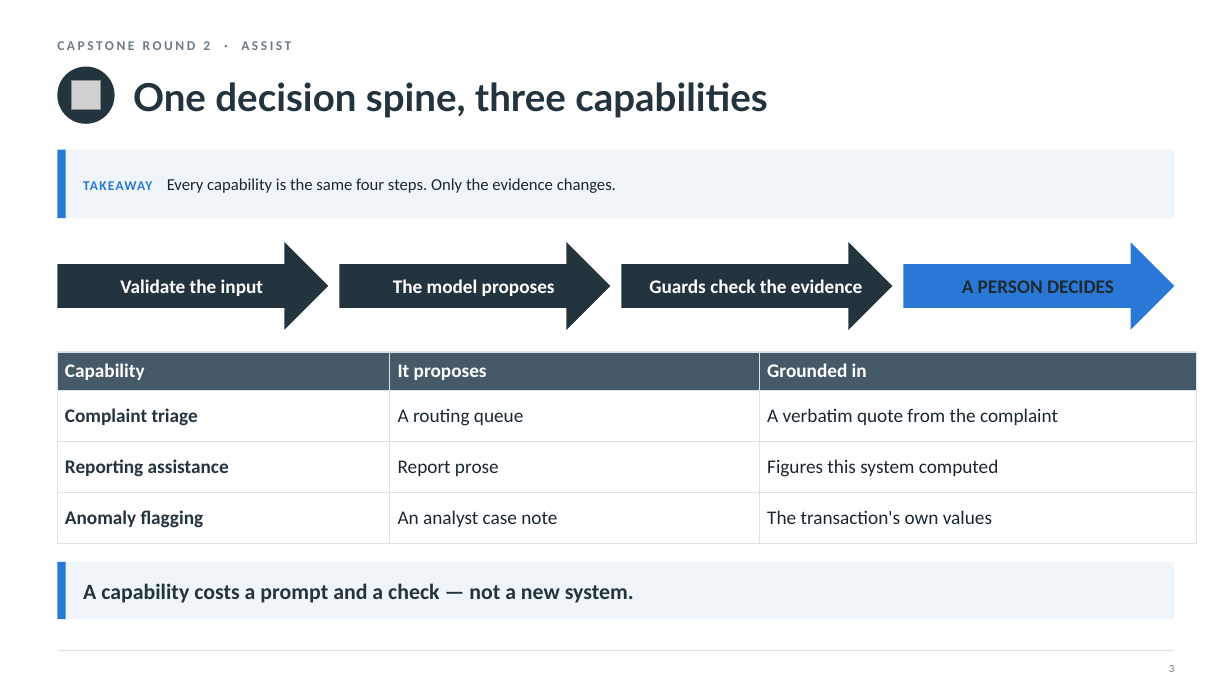
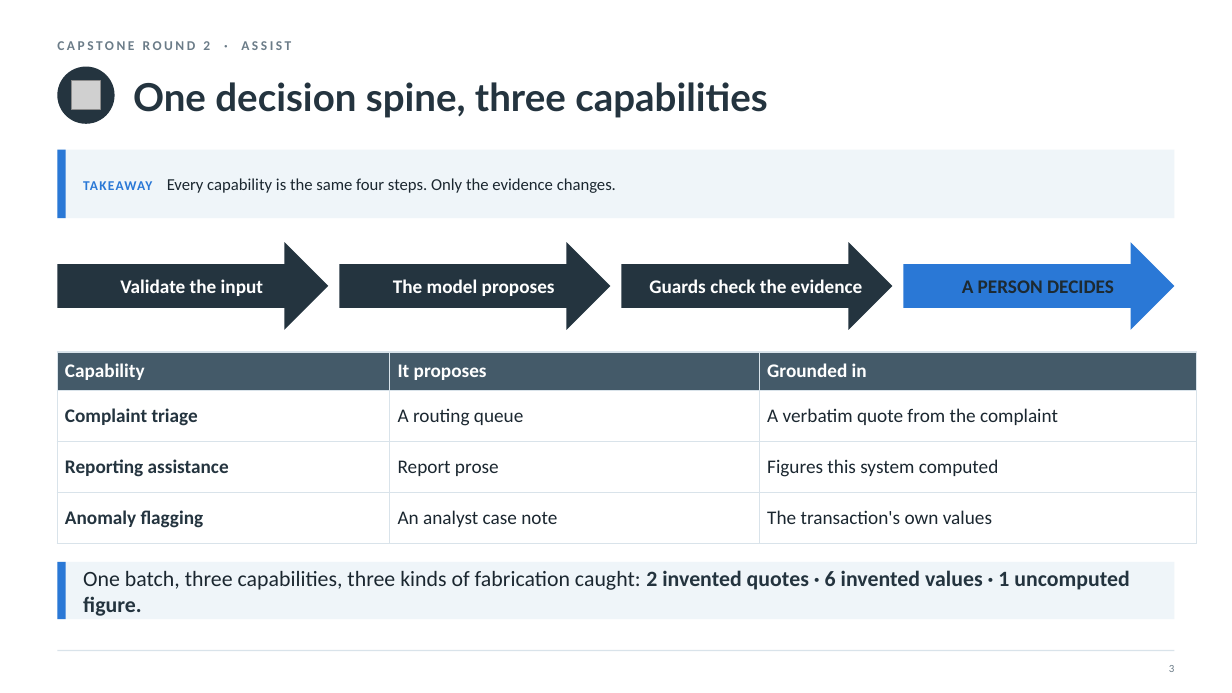
Before and after one commit to nyelugo/PROJECT-Capstone-AI-Consulting, a slide deck: slide 4 of presentation.pptx. Drawn at 1232x693 pixels with LibreOffice and Linux fonts; fonts in the diff are those of the drawing; grey boxes stand for pictures. Boxes give left, top, right and bottom in pixels: in the first picture for what was removed or moved away, otherwise in the second. Text is boxed around its words. In the diff, an @@ line names an element or a change of style, - is before the commit and + after.

```diff
--- a/presentation.pptx
+++ b/presentation.pptx
@@ text at [83, 570, 1129, 616]: text changed; text colour #24343F to #1B2730; bold off @@
-A capability costs a prompt and a check — not a new system.
+One batch, three capabilities, three kinds of fabrication caught: 2 invented quotes · 6 invented values · 1 uncomputed figure.
```
Also in this commit, not shown: 3 other slides changed, 7 other files.
